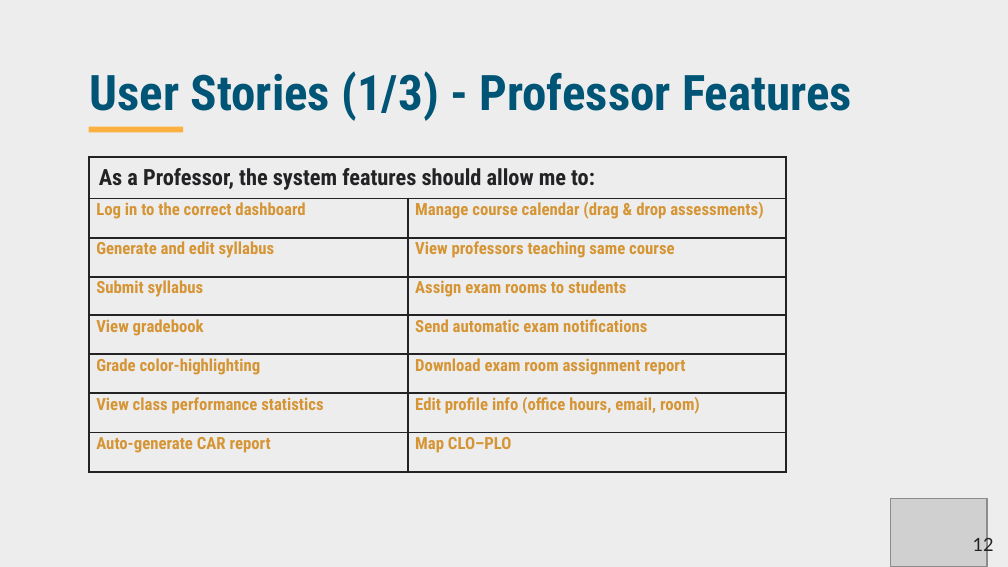
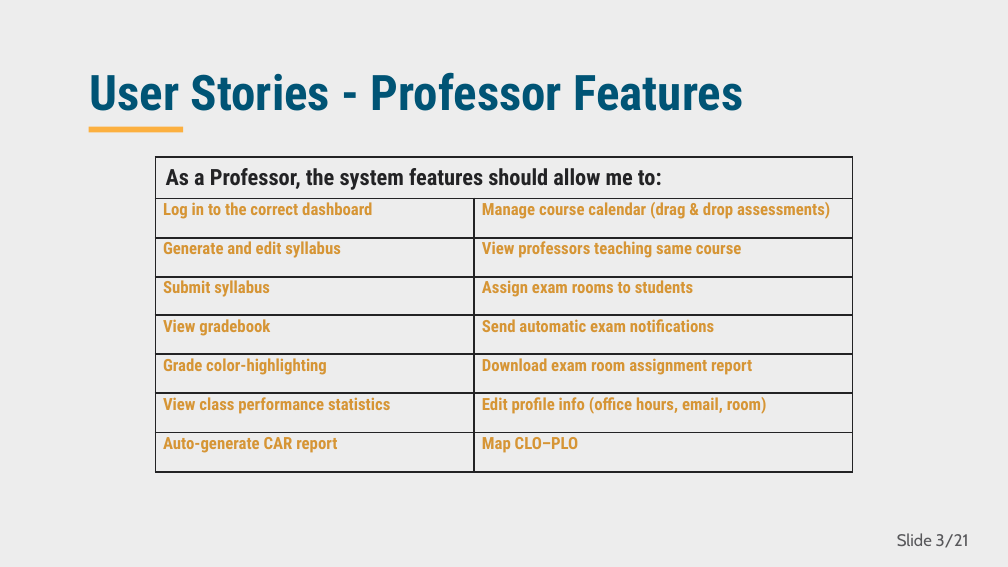
Before and after one commit to JeedaKotob/courseGenie, a slide deck: slide 3 of Deliverable3/Deliverable2_PPT_CourseGenie+.pptx (slide 12 before the commit). Drawn at 1008x567 pixels with LibreOffice and Linux fonts; fonts in the diff are those of the drawing; grey boxes stand for pictures; background and template pictures are left out. Boxes give left, top, right and bottom in pixels: in the first picture for what was removed or moved away, otherwise in the second. Text is boxed around its words. In the diff, an @@ line names an element or a change of style, - is before the commit and + after.

```diff
--- a/Deliverable3/Deliverable2_PPT_CourseGenie+.pptx
+++ b/Deliverable3/Deliverable2_PPT_CourseGenie+.pptx
@@ title at (x1=89, y1=72, x2=743, y2=111): text changed @@
-User Stories (1/3) - Professor Features
+User Stories - Professor Features
@@ table moved from (x1=89, y1=157, x2=785, y2=484) to (x1=155, y1=157, x2=852, y2=484) @@
@@ picture removed at (x1=890, y1=499, x2=987, y2=567) @@
@@ page number at (x1=897, y1=533, x2=969, y2=548): text changed @@
-Slide 12/15
+Slide 3/21
@@ page number removed at (x1=936, y1=541, x2=975, y2=542) @@
-12
```
Also in this commit, not shown: 13 other slides changed, 1 slide added, 12 slides removed, 30 other files.
